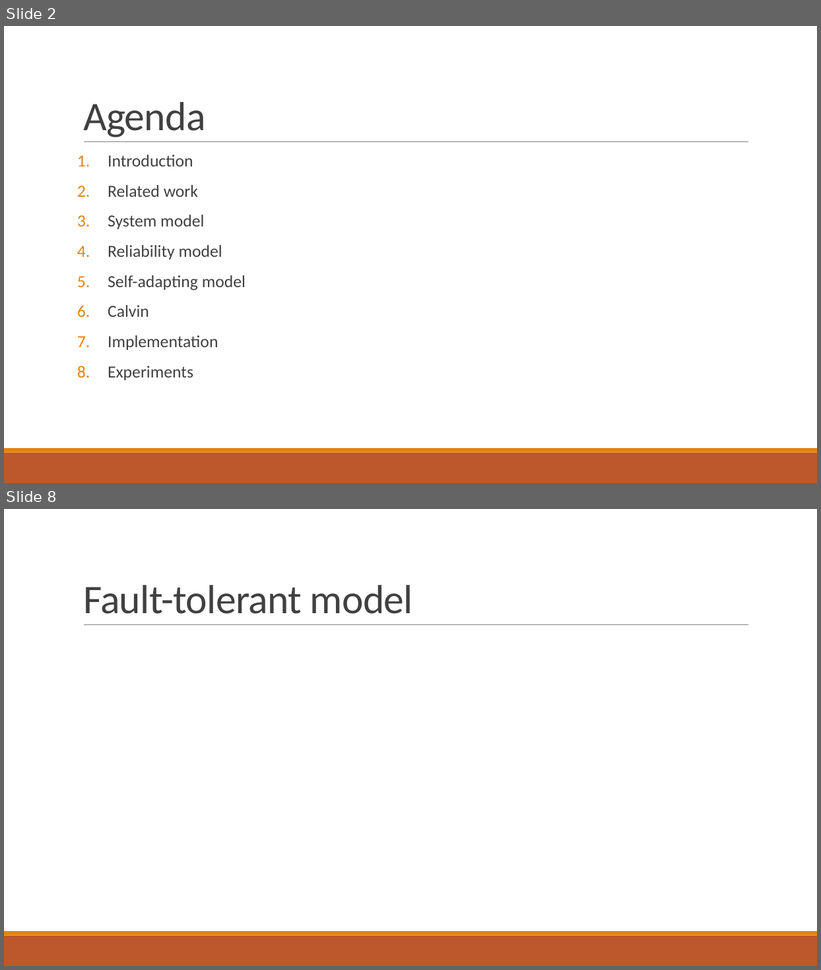
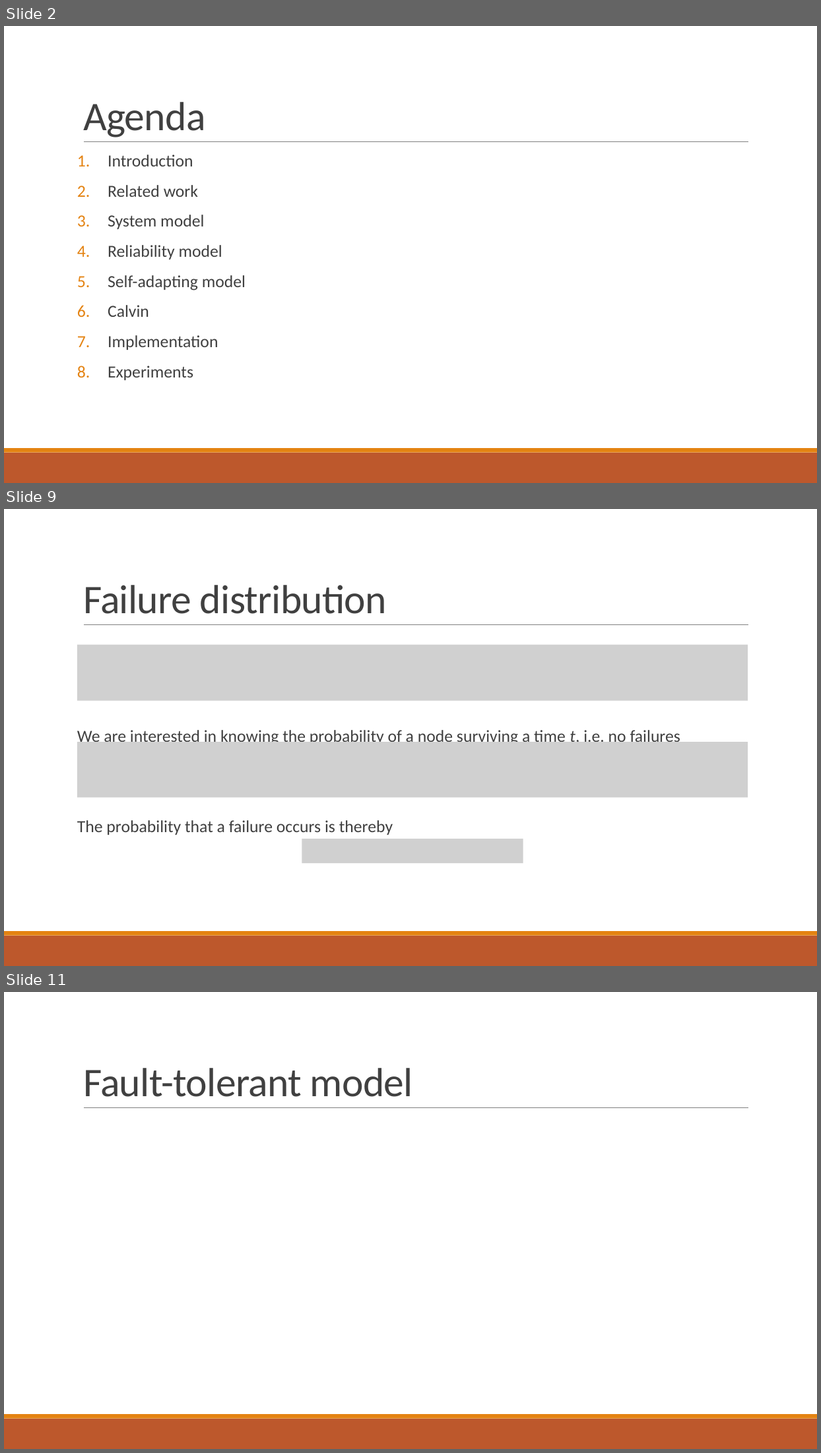
Before and after one commit to PStahl/master_thesis, a slide deck: presentation/presentation.pptx. Shown one above the other, each under a label of ours: slides 2 and 8 before the commit, slides 2, 9 and 11 after it; the slides between them are not shown. The pictures are 821x970 and 821x1453 pixels, drawn with LibreOffice and Linux fonts; fonts in the diff are those of the drawing; grey boxes stand for pictures. Boxes give left, top, right and bottom in pixels: in the first picture for what was removed or moved away, otherwise in the second. Text is boxed around its words. In the diff, an @@ line names an element or a change of style, - is before the commit and + after.

```diff
--- a/presentation/presentation.pptx
+++ b/presentation/presentation.pptx
@@ slide 9 added at [4, 509, 817, 966], background #FFFFFF; not listed: 3 template elements that a slide beside it also shows @@
@@ title added at [83, 585, 387, 614], 48 pt, text #404040 @@
+Failure distribution
@@ picture added at [77, 645, 748, 701] @@
@@ text added at [77, 730, 680, 835], 20 pt, text #404040 @@
+We are interested in knowing the probability of a node surviving a time t, i.e. no failures
+The probability that a failure occurs is thereby
@@ picture added at [77, 742, 748, 797] @@
@@ picture added at [302, 839, 523, 863] @@
@@ what was slide 8 is now slide 11 @@
```
Also in this commit, not shown: 9 slides changed, 10 other slides added, 2 slides removed.
